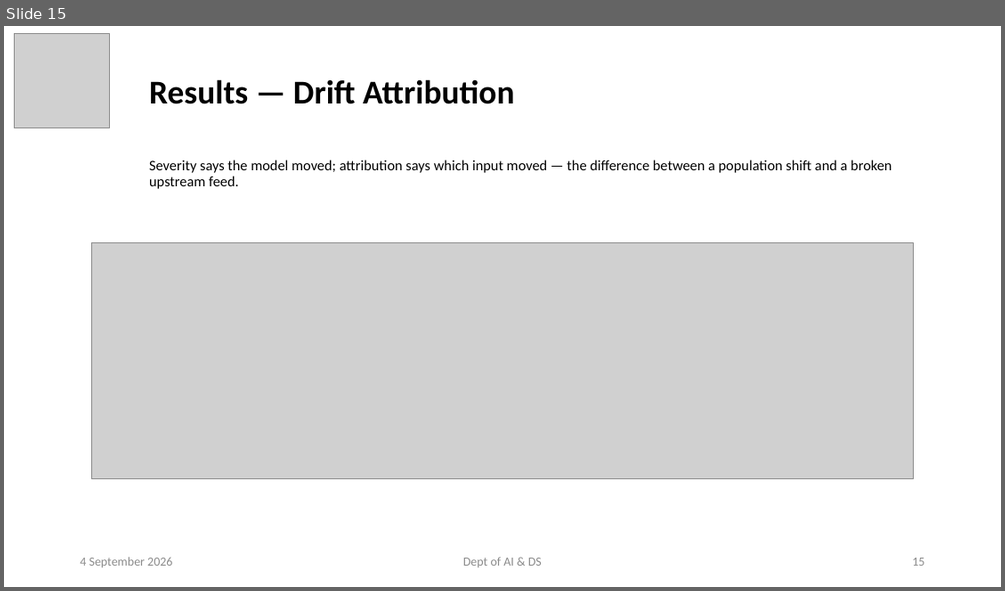
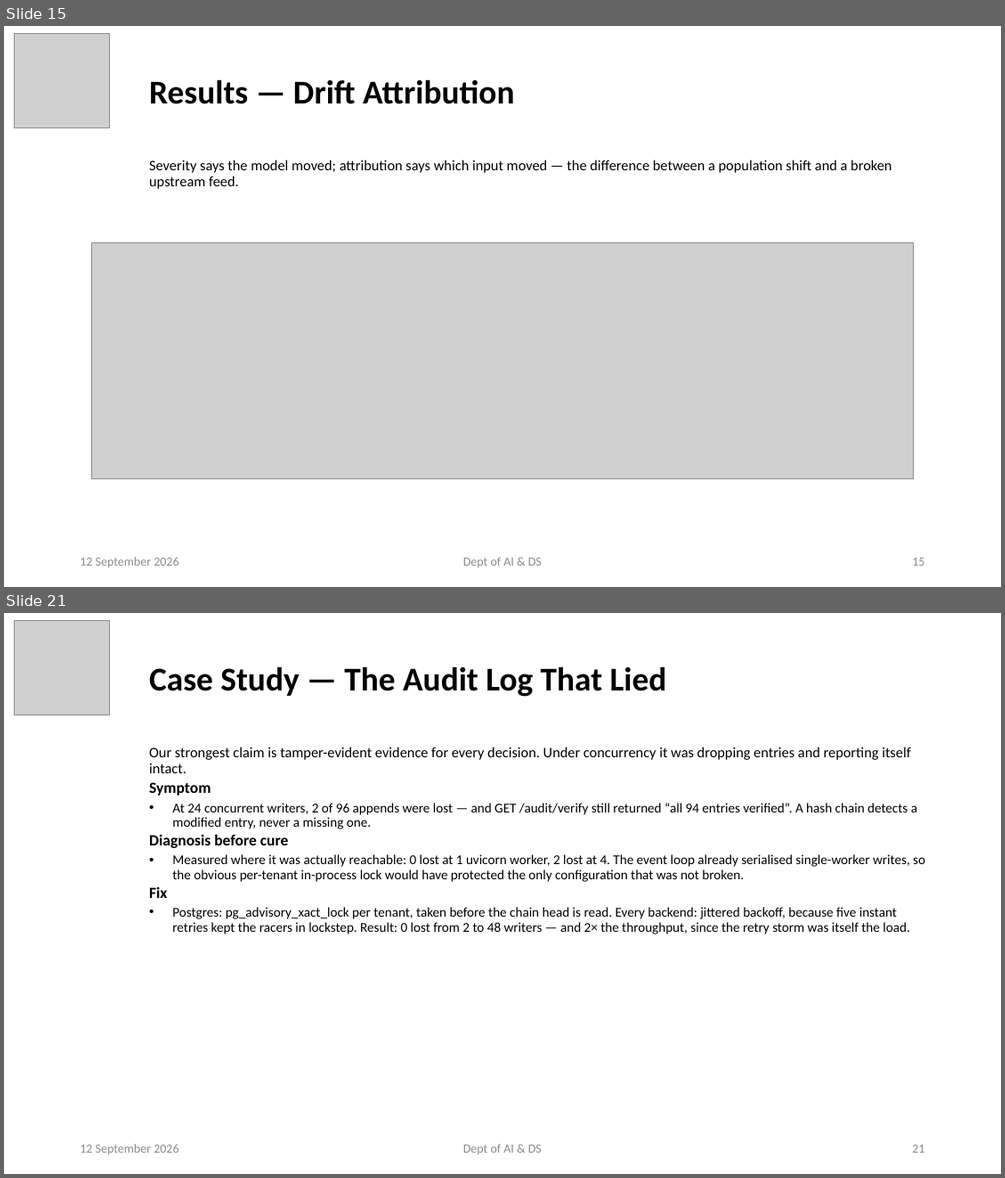
Before and after one commit to ayushpandey0201/custos, a slide deck: docs/presentations/Custos_Phase2_Review1.pptx. Shown one above the other, each under a label of ours: slide 15 before the commit, slides 15 and 21 after it; the slides between them are not shown. The pictures are 1005x591 and 1005x1178 pixels, drawn with LibreOffice and Linux fonts; fonts in the diff are those of the drawing; grey boxes stand for pictures. Boxes give left, top, right and bottom in pixels: in the first picture for what was removed or moved away, otherwise in the second. Text is boxed around its words. In the diff, an @@ line names an element or a change of style, - is before the commit and + after.

```diff
--- a/docs/presentations/Custos_Phase2_Review1.pptx
+++ b/docs/presentations/Custos_Phase2_Review1.pptx
@@ slide 21 added at [4, 613, 1001, 1174], background #FFFFFF @@
@@ picture added at [15, 620, 109, 714] @@
@@ title added at [149, 666, 667, 697], 32 pt, text #000000, bold @@
+Case Study — The Audit Log That Lied
@@ subtitle added at [149, 747, 925, 934], 13 pt, text #000000 @@
+Our strongest claim is tamper-evident evidence for every decision. Under concurrency it was dropping entries and reporting itself intact.
+Symptom
+• At 24 concurrent writers, 2 of 96 appends were lost — and GET /audit/verify still returned “all 94 entries verified”. A hash chain detects a modified entry, never a missing one.
+Diagnosis before cure
+• Measured where it was actually reachable: 0 lost at 1 uvicorn worker, 2 lost at 4. The event loop already serialised single-worker writes, so the obvious per-tenant in-process lock would have protected the only configuration that was not broken.
+Fix
+• Postgres: pg_advisory_xact_lock per tenant, taken before the chain head is read. Every backend: jittered backoff, because five instant retries kept the racers in lockstep. Result: 0 lost from 2 to 48 writers — and 2× the throughput, since the retry storm was itself the load.
@@ text added at [80, 1143, 178, 1154], 12 pt, text #8C8C8C @@
+12 September 2026
@@ text added at [463, 1143, 542, 1154], 12 pt, text #8C8C8C @@
+Dept of AI & DS
@@ page number added at [912, 1144, 924, 1152], 12 pt, text #8C8C8C @@
+21
@@ slide 15 changed as well @@
@@ text at [80, 556, 178, 567]: text changed @@
-4 September 2026
+12 September 2026
```
Also in this commit, not shown: 15 other slides changed, 5 other slides added, 18 other files.
